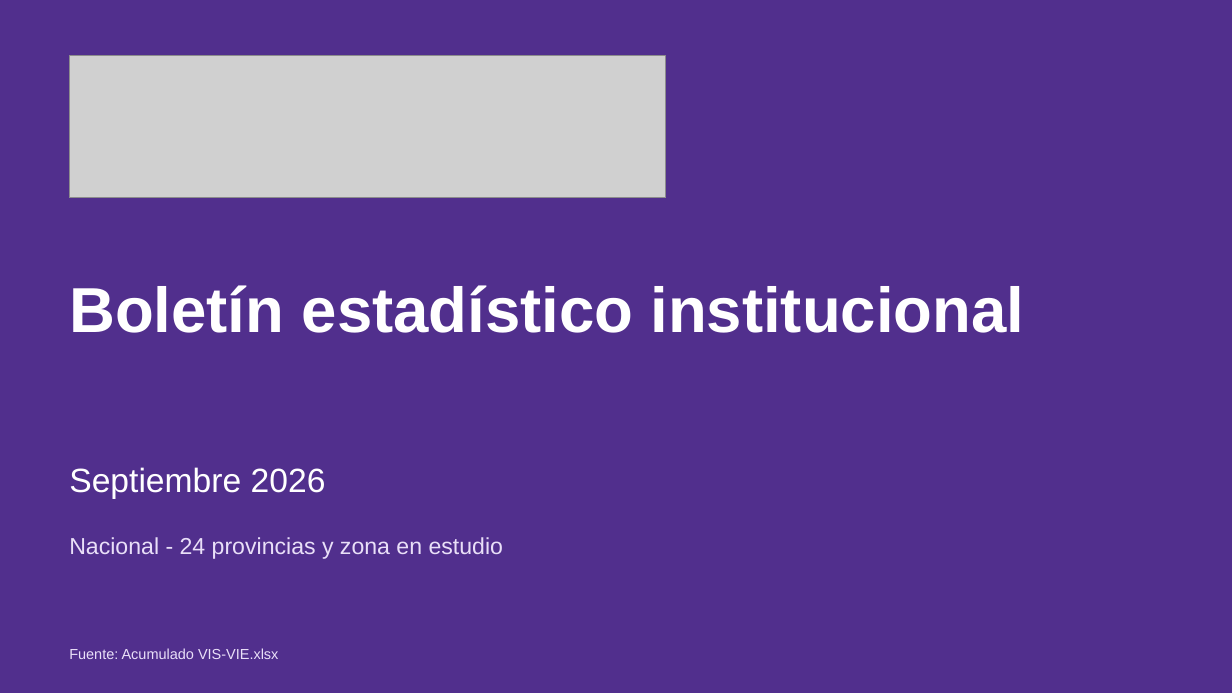
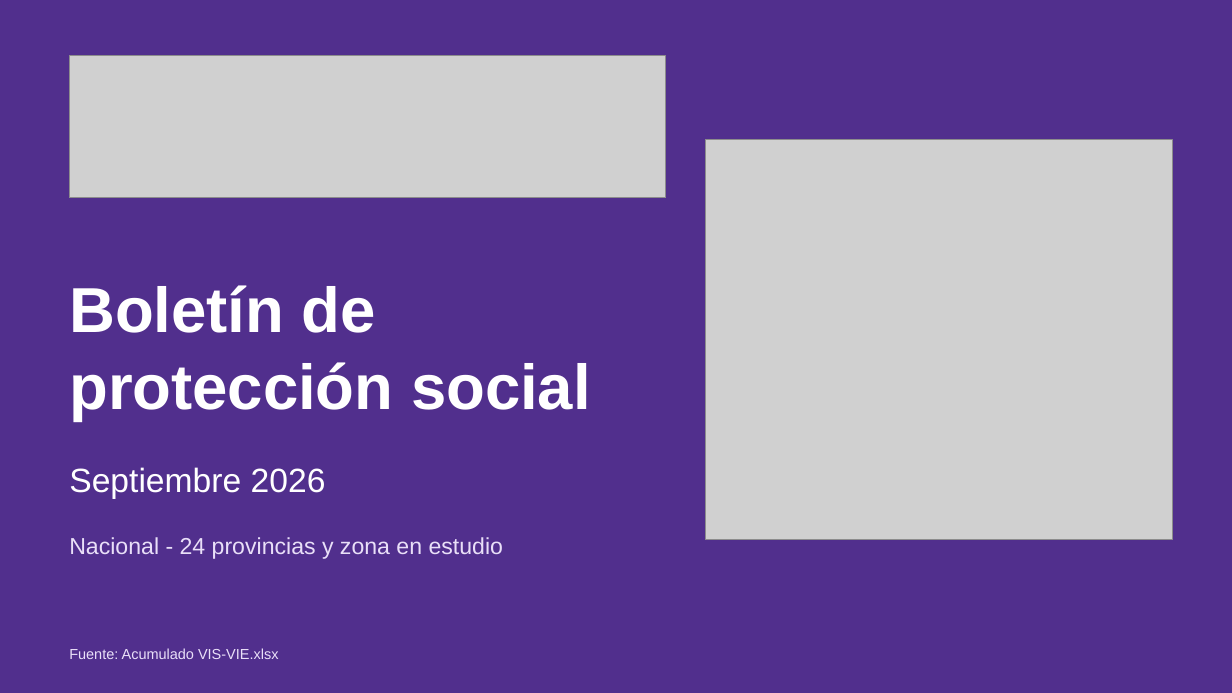
Before and after one commit to JuanAmbuludi/Sistema-Reporte-MTDH, a slide deck: slide 1 of examples/Presentacion_MTDH_2026_09.pptx. Drawn at 1232x693 pixels with LibreOffice and Linux fonts; fonts in the diff are those of the drawing; grey boxes stand for pictures. Boxes give left, top, right and bottom in pixels: in the first picture for what was removed or moved away, otherwise in the second. Text is boxed around its words. In the diff, an @@ line names an element or a change of style, - is before the commit and + after.

```diff
--- a/examples/Presentacion_MTDH_2026_09.pptx
+++ b/examples/Presentacion_MTDH_2026_09.pptx
@@ picture added at (x1=705, y1=140, x2=1172, y2=540) @@
@@ text at (x1=69, y1=285, x2=591, y2=421): text changed @@
-Boletín estadístico institucional
+Boletín de protección social
```
Also in this commit, not shown: 8 other slides changed, 1 slide added, 48 other files.
